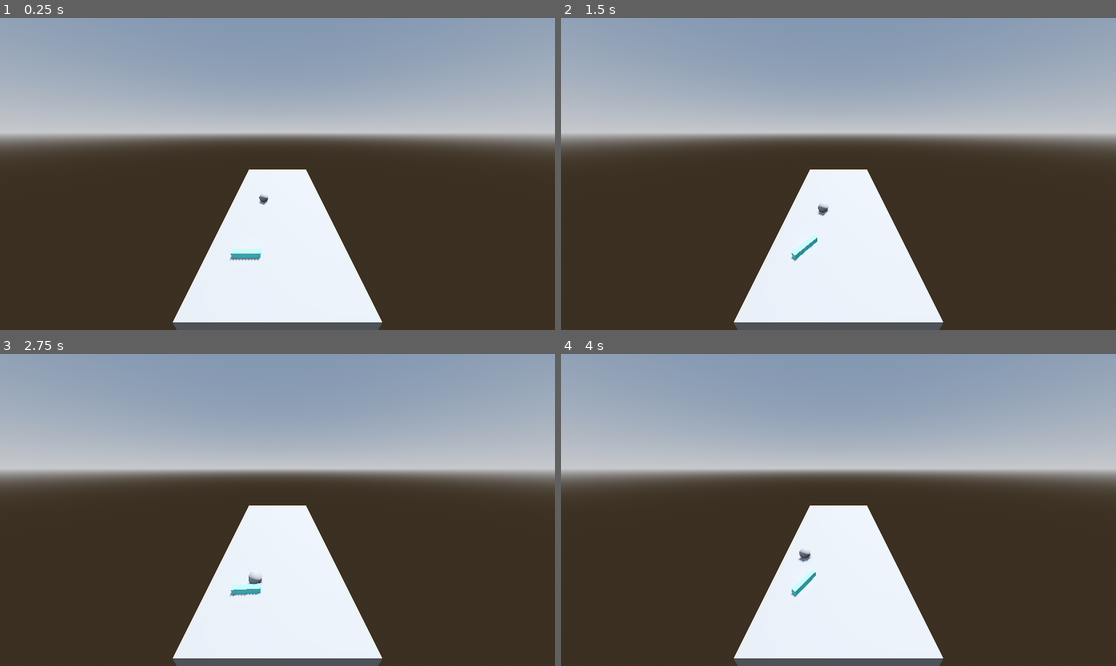
Above: before the commit, frames 1-4 (two rows, left to right).
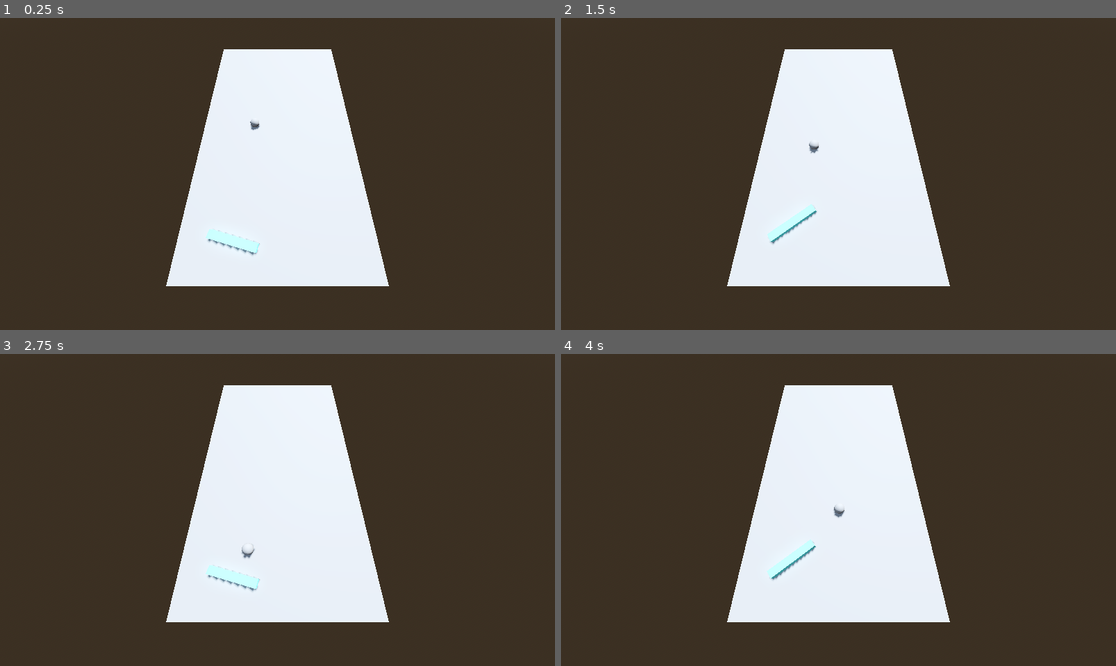
Above: after the commit, the same moments.

Repository: the-g-force/GGJ2025
Game: Godot game, scene res://world.tscn
The game is run twice, just before and just after one commit, with the same random seed, the same clock (stepped at 60 frames per second) and the same inputs.
Inputs:
- Up to frame 1 (0.25 s): no input
- Up to frame 2 (1.5 s): hold Shift (flipper_left) from 1.28 s (still down)
- Up to frame 3 (2.75 s): release Shift (flipper_left) at 2.03 s
- Up to frame 4 (4 s): hold Shift (flipper_left) from 3.53 s (still down)

The runs differ from the first frame. In frame 1, 54% of the frame differs, in the area x 0-100%, y 0-100%; in frame 2, 54%; in frame 3, 54%; in frame 4, 54%.

Commit message:
Increase flipper size

Diff:
--- a/project/table.tscn
+++ b/project/table.tscn
@@ -3,34 +3,33 @@
 [ext_resource type="Script" path="res://table.gd" id="1_7y6cb"]
 
 [sub_resource type="BoxMesh" id="BoxMesh_vhudw"]
-size = Vector3(10, 1, 20)
+size = Vector3(10, 1, 18)
 
-[sub_resource type="ConcavePolygonShape3D" id="ConcavePolygonShape3D_gxfi8"]
-data = PackedVector3Array(-5, 0.5, 10, 5, 0.5, 10, -5, -0.5, 10, 5, 0.5, 10, 5, -0.5, 10, -5, -0.5, 10, 5, 0.5, -10, -5, 0.5, -10, 5, -0.5, -10, -5, 0.5, -10, -5, -0.5, -10, 5, -0.5, -10, 5, 0.5, 10, 5, 0.5, -10, 5, -0.5, 10, 5, 0.5, -10, 5, -0.5, -10, 5, -0.5, 10, -5, 0.5, -10, -5, 0.5, 10, -5, -0.5, -10, -5, 0.5, 10, -5, -0.5, 10, -5, -0.5, -10, 5, 0.5, 10, -5, 0.5, 10, 5, 0.5, -10, -5, 0.5, 10, -5, 0.5, -10, 5, 0.5, -10, -5, -0.5, 10, 5, -0.5, 10, -5, -0.5, -10, 5, -0.5, 10, 5, -0.5, -10, -5, -0.5, -10)
+[sub_resource type="ConvexPolygonShape3D" id="ConvexPolygonShape3D_2ilra"]
+points = PackedVector3Array(5, 0.5, 9, 5, -0.5, 9, 5, 0.5, -9, -5, 0.5, 9, -5, -0.5, 9, 5, -0.5, -9, -5, 0.5, -9, -5, -0.5, -9)
 
 [sub_resource type="BoxMesh" id="BoxMesh_pwclo"]
-size = Vector3(2, 0.4, 0.4)
+size = Vector3(2.5, 0.4, 0.4)
 
 [sub_resource type="StandardMaterial3D" id="StandardMaterial3D_loiwc"]
 albedo_color = Color(0.443137, 1, 1, 1)
 
-[sub_resource type="ConvexPolygonShape3D" id="ConvexPolygonShape3D_ghrun"]
-points = PackedVector3Array(1, 0.2, 0.2, 1, 0.2, -0.2, -1, 0.2, 0.2, 1, -0.2, 0.2, 1, -0.2, -0.2, -1, 0.2, -0.2, -1, -0.2, 0.2, -1, -0.2, -0.2)
+[sub_resource type="ConvexPolygonShape3D" id="ConvexPolygonShape3D_kyc8c"]
+points = PackedVector3Array(1.25, 0.2, 0.2, 1.25, 0.2, -0.2, -1.25, 0.2, 0.2, 1.25, -0.2, 0.2, 1.25, -0.2, -0.2, -1.25, 0.2, -0.2, -1.25, -0.2, 0.2, -1.25, -0.2, -0.2)
 
 [node name="Table" type="StaticBody3D"]
 script = ExtResource("1_7y6cb")
 
-[node name="MeshInstance3D" type="MeshInstance3D" parent="."]
+[node name="TableMesh" type="MeshInstance3D" parent="."]
 mesh = SubResource("BoxMesh_vhudw")
 metadata/_edit_lock_ = true
 
 [node name="CollisionShape3D" type="CollisionShape3D" parent="."]
-shape = SubResource("ConcavePolygonShape3D_gxfi8")
-metadata/_edit_lock_ = true
+shape = SubResource("ConvexPolygonShape3D_2ilra")
 
 [node name="LeftHinge" type="HingeJoint3D" parent="."]
 unique_name_in_owner = true
-transform = Transform3D(1, 0, 0, 0, -4.37114e-08, -1, 0, 1, -4.37114e-08, -2.89494, 0.0862803, 6.54128)
+transform = Transform3D(1, 0, 0, 0, -4.37114e-08, -1, 0, 1, -4.37114e-08, -3.10133, 0.0862803, 6.87705)
 node_a = NodePath("..")
 node_b = NodePath("../LeftFlipper")
 angular_limit/enable = true
@@ -39,7 +38,7 @@
 motor/target_velocity = 5.23599
 
 [node name="LeftFlipper" type="RigidBody3D" parent="."]
-transform = Transform3D(1, 0, 0, 0, 1, 0, 0, 0, 1, -2.16631, 0.7, 6.53286)
+transform = Transform3D(0.965926, 0, -0.258819, 0, 1, 0, 0.258819, 0, 0.965926, -2.16631, 0.7, 7.13691)
 can_sleep = false
 
 [node name="MeshInstance3D" type="MeshInstance3D" parent="LeftFlipper"]
@@ -48,5 +47,5 @@
 metadata/_edit_lock_ = true
 
 [node name="CollisionShape3D" type="CollisionShape3D" parent="LeftFlipper"]
-shape = SubResource("ConvexPolygonShape3D_ghrun")
+shape = SubResource("ConvexPolygonShape3D_kyc8c")
 metadata/_edit_lock_ = true
--- a/project/world.tscn
+++ b/project/world.tscn
@@ -16,8 +16,11 @@
 glow_enabled = true
 
 [sub_resource type="SphereMesh" id="SphereMesh_5ppms"]
+radius = 0.3
+height = 0.6
 
 [sub_resource type="SphereShape3D" id="SphereShape3D_mlif3"]
+radius = 0.3
 
 [node name="World" type="Node3D"]
 
@@ -43,5 +46,5 @@
 transform = Transform3D(1, 0, 0, 0, 0.992546, -0.121869, 0, 0.121869, 0.992546, 0, 0, 0)
 
 [node name="Camera3D" type="Camera3D" parent="."]
-transform = Transform3D(1, 0, 0, 0, 0.959722, 0.280951, 0, -0.280951, 0.959722, 0, 7.95064, 14.4711)
+transform = Transform3D(1, 0, 0, 0, 0.489307, 0.872112, 0, -0.872112, 0.489307, 0, 7.40138, 7.71143)
 fov = 95.5287
